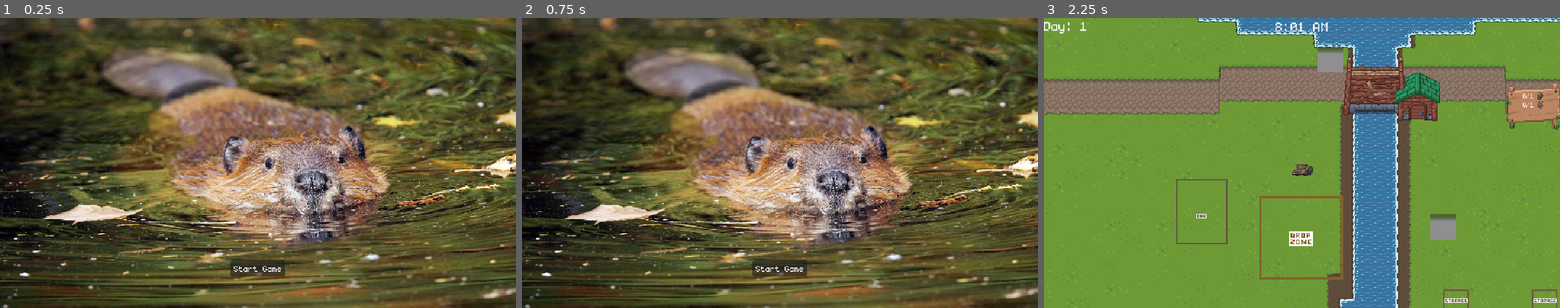
Above: before the commit, frames 1-3 (left to right).
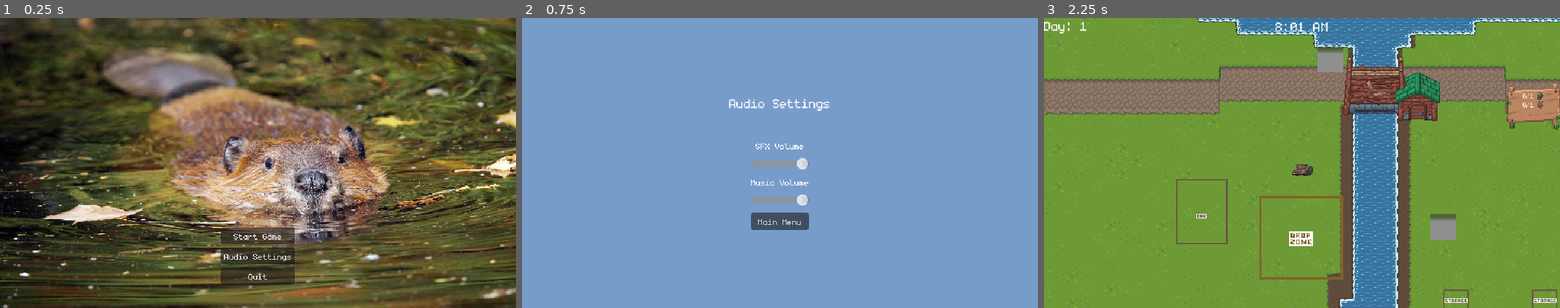
Above: after the commit, the same moments.

Repository: Juniper19/beaver-game
Game: Godot game, scene res://menu/main_menu.tscn
Two runs of this game, one before a commit and one after it. Both use one fixed random seed, a clock stepped at 60 frames per second and the inputs below. The engine's default icon, where the game draws it, is replaced by a stand-in: a white triangle on a blue panel in a dark square.
Inputs (mouse positions are in pixels of both pictures, inside the frame that each line leads up to):
- Up to frame 1 (0.25 s): no input
- Up to frame 2 (0.75 s): click (780, 255) at 0.5 s, where only the run after the commit has a clickable "Audio Settings"
- Up to frame 3 (2.25 s): click (1302, 221) at 1.25 s, where only the run after the commit has a clickable "Main Menu"; click "Start Game" at 2 s

The runs differ from the first frame. In frame 1, 2.1% of the frame differs, in the area x 42-58%, y 72-92%; in frame 2, 100%, in the area x 0-100%, y 0-100%; in frame 3, nothing differs.

Commit message:
Added Audio Settings

Diff:
--- a/menu/main_menu.gd
+++ b/menu/main_menu.gd
@@ -1,10 +1,30 @@
 extends Control
 
 @onready var play_button: Button = $VBoxContainer/Button
+var music = AudioServer.get_bus_index("Music")
+var sfx = AudioServer.get_bus_index("SFX")
 
 func _ready() -> void:
 	play_button.pressed.connect(_on_play_pressed)
+	$Panel/VBoxContainer2/HSlider.set_value_no_signal(db_to_linear(AudioServer.get_bus_volume_db(sfx)))
+	$Panel/VBoxContainer2/HSlider2.set_value_no_signal(db_to_linear(AudioServer.get_bus_volume_db(music)))
 
 func _on_play_pressed() -> void:
 	var world_scene: PackedScene = load("res://world.tscn")
 	get_tree().change_scene_to_packed(world_scene)
+
+
+func _on_audio_settings_button_pressed() -> void:
+	$Panel.visible = true
+
+func _on_quit_button_pressed() -> void:
+	get_tree().quit()
+
+func _on_mm_button_pressed() -> void:
+	$Panel.visible = false
+
+func _on_h_slider_value_changed(value: float) -> void:
+	AudioServer.set_bus_volume_db(sfx, linear_to_db(value)) # Replace with function body.
+
+func _on_h_slider_2_value_changed(value: float) -> void:
+	AudioServer.set_bus_volume_db(music, linear_to_db(value)) # Replace with function body.
--- a/menu/main_menu.tscn
+++ b/menu/main_menu.tscn
@@ -1,7 +1,10 @@
-[gd_scene load_steps=3 format=3 uid="uid://cdqen5kv8kmhx"]
+[gd_scene load_steps=4 format=3 uid="uid://cdqen5kv8kmhx"]
 
 [ext_resource type="Script" uid="uid://cwo68e4tx8ejq" path="res://menu/main_menu.gd" id="1_06t4h"]
 [ext_resource type="Texture2D" uid="uid://wdouuryip8pu" path="res://menu/Beaver.png" id="2_7vrkn"]
+
+[sub_resource type="StyleBoxFlat" id="StyleBoxFlat_f5okj"]
+bg_color = Color(0.46899897, 0.6110476, 0.7917542, 1)
 
 [node name="MainMenu" type="Control"]
 layout_mode = 3
@@ -38,3 +41,89 @@
 [node name="Button" type="Button" parent="VBoxContainer"]
 layout_mode = 2
 text = "Start Game"
+
+[node name="AudioSettings Button" type="Button" parent="VBoxContainer"]
+layout_mode = 2
+text = "Audio Settings"
+
+[node name="QuitButton" type="Button" parent="VBoxContainer"]
+layout_mode = 2
+text = "Quit
+"
+
+[node name="Panel" type="Panel" parent="."]
+visible = false
+layout_mode = 1
+anchors_preset = 8
+anchor_left = 0.5
+anchor_top = 0.5
+anchor_right = 0.5
+anchor_bottom = 0.5
+offset_left = -374.0
+offset_top = -211.0
+offset_right = 374.0
+offset_bottom = 211.0
+grow_horizontal = 2
+grow_vertical = 2
+theme_override_styles/panel = SubResource("StyleBoxFlat_f5okj")
+
+[node name="Label" type="Label" parent="Panel"]
+layout_mode = 1
+anchors_preset = 5
+anchor_left = 0.5
+anchor_right = 0.5
+offset_left = -63.0
+offset_top = 127.0
+offset_right = 63.0
+offset_bottom = 146.0
+grow_horizontal = 2
+theme_override_font_sizes/font_size = 24
+text = "Audio Settings"
+
+[node name="VBoxContainer2" type="VBoxContainer" parent="Panel"]
+layout_mode = 1
+anchors_preset = 8
+anchor_left = 0.5
+anchor_top = 0.5
+anchor_right = 0.5
+anchor_bottom = 0.5
+offset_left = -36.0
+offset_top = -28.5
+offset_right = 36.0
+offset_bottom = 82.5
+grow_horizontal = 2
+grow_vertical = 2
+theme_override_constants/separation = 8
+
+[node name="SFX" type="Label" parent="Panel/VBoxContainer2"]
+layout_mode = 2
+size_flags_horizontal = 4
+text = "SFX Volume"
+
+[node name="HSlider" type="HSlider" parent="Panel/VBoxContainer2"]
+layout_mode = 2
+size_flags_vertical = 1
+max_value = 1.0
+step = 0.01
+
+[node name="Music" type="Label" parent="Panel/VBoxContainer2"]
+layout_mode = 2
+size_flags_horizontal = 4
+text = "Music Volume"
+
+[node name="HSlider2" type="HSlider" parent="Panel/VBoxContainer2"]
+layout_mode = 2
+max_value = 1.0
+step = 0.01
+
+[node name="MMButton" type="Button" parent="Panel/VBoxContainer2"]
+layout_mode = 2
+text = "Main Menu"
+
+[connection signal="pressed" from="VBoxContainer/AudioSettings Button" to="." method="_on_audio_settings_button_pressed"]
+[connection signal="pressed" from="VBoxContainer/QuitButton" to="." method="_on_quit_button_pressed"]
+[connection signal="changed" from="Panel/VBoxContainer2/HSlider" to="." method="_on_h_slider_changed"]
+[connection signal="value_changed" from="Panel/VBoxContainer2/HSlider" to="." method="_on_h_slider_value_changed"]
+[connection signal="changed" from="Panel/VBoxContainer2/HSlider2" to="." method="_on_h_slider_2_changed"]
+[connection signal="value_changed" from="Panel/VBoxContainer2/HSlider2" to="." method="_on_h_slider_2_value_changed"]
+[connection signal="pressed" from="Panel/VBoxContainer2/MMButton" to="." method="_on_mm_button_pressed"]
